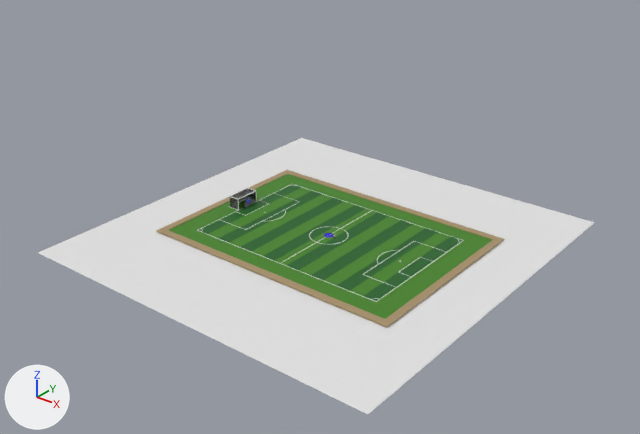
One commit to the Blender file Pre/3D/Bedroom.blend: the scene before it, then after it.
Both versions are drawn from a camera (50 mm lens) standing at (163.7, -209.3, 135.5) and looking at (2.3, -7.6, 10.3). The lights are fixed; the arrows at lower left show +X, +Y and +Z.

Names of what the first picture shows: 'Field', 'FieldWood', 'GoalPost.002', 'Net.002', 'Plane'.
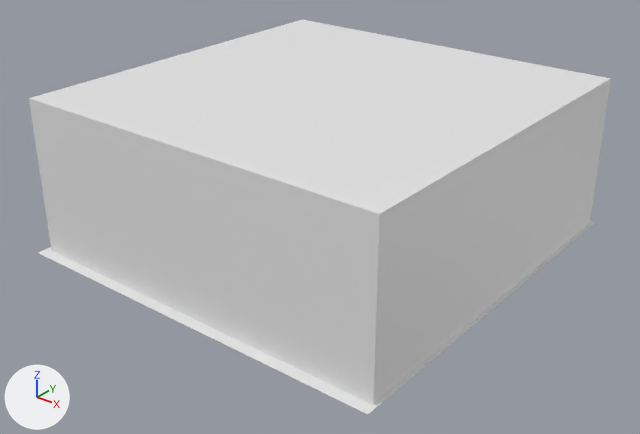
Where the newer file only moved an object's origin or applied its transform, the numbers keep the older frame.

Pixel boxes [x1, y1, x2, y2] of what changed, in the pictures (640 x 434 px):
'Walls', shown: after [29, 19, 611, 405]
'Net.002', hidden: before [229, 188, 256, 209]
'GoalPost.002', hidden: before [229, 188, 257, 210]
'Plane', unchanged, covered by the edit: before [38, 138, 595, 414]; after [38, 221, 595, 414]
'Field', unchanged, covered by the edit: before [169, 174, 492, 319]
'FieldWood', unchanged, covered by the edit: before [156, 170, 504, 327]

What the commit changed:
Object 'Walls' (ob_walls) is now shown.
Object 'Net.002' (ob_net_002) is now hidden.
Object 'GoalPost.002' (ob_goalpost_002) is now hidden.
